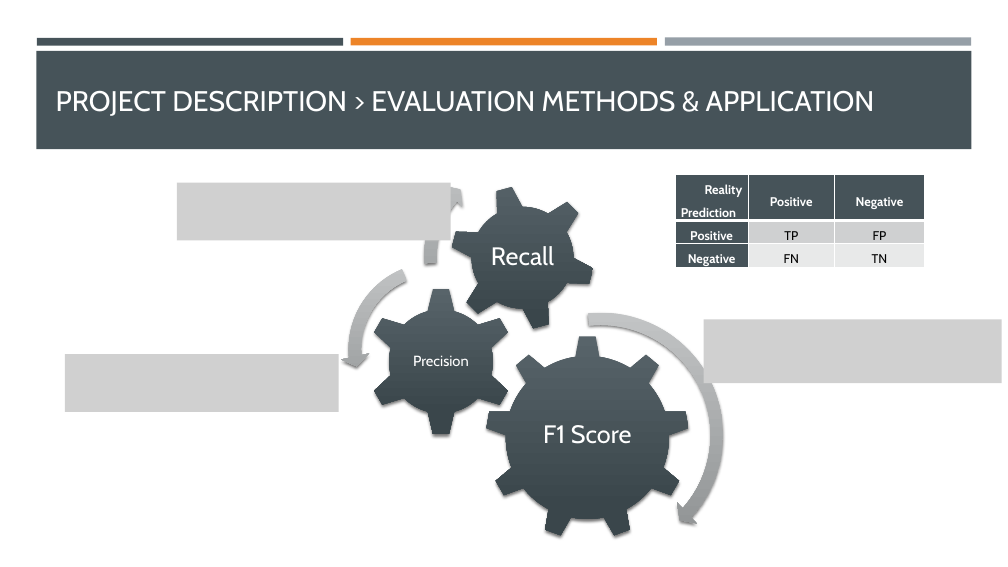
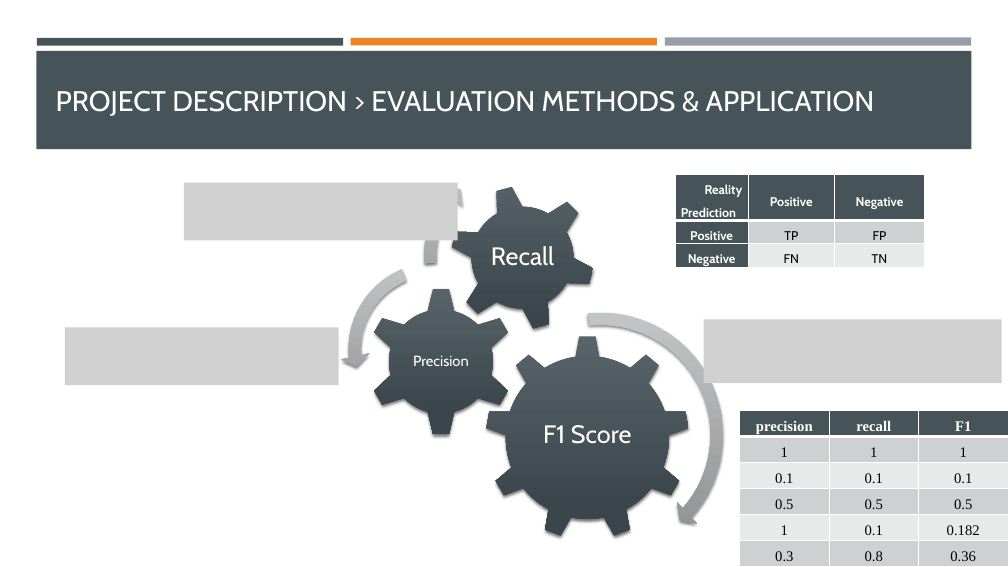
Before and after one commit to 1b0000mer/K-means-clustering, a slide deck: slide 10 of documents/Data clustering with k-means algorithm.pptx. Drawn at 1008x567 pixels with LibreOffice and Linux fonts; fonts in the diff are those of the drawing; grey boxes stand for pictures. Boxes give left, top, right and bottom in pixels: in the first picture for what was removed or moved away, otherwise in the second. Text is boxed around its words. In the diff, an @@ line names an element or a change of style, - is before the commit and + after.

```diff
--- a/documents/Data clustering with k-means algorithm.pptx
+++ b/documents/Data clustering with k-means algorithm.pptx
@@ picture moved from (x1=177, y1=182, x2=451, y2=240) to (x1=184, y1=182, x2=457, y2=240) @@
@@ picture moved from (x1=65, y1=354, x2=339, y2=411) to (x1=65, y1=327, x2=339, y2=385) @@
@@ table added at (x1=740, y1=411, x2=1007, y2=567), 6 rows, 3 columns @@
+precision | recall | F1
+1 | 1 | 1
+0.1 | 0.1 | 0.1
+0.5 | 0.5 | 0.5
+1 | 0.1 | 0.182
+0.3 | 0.8 | 0.36
```
Also in this commit, not shown: 2 other slides changed, 1 slide added, 1 other file.
